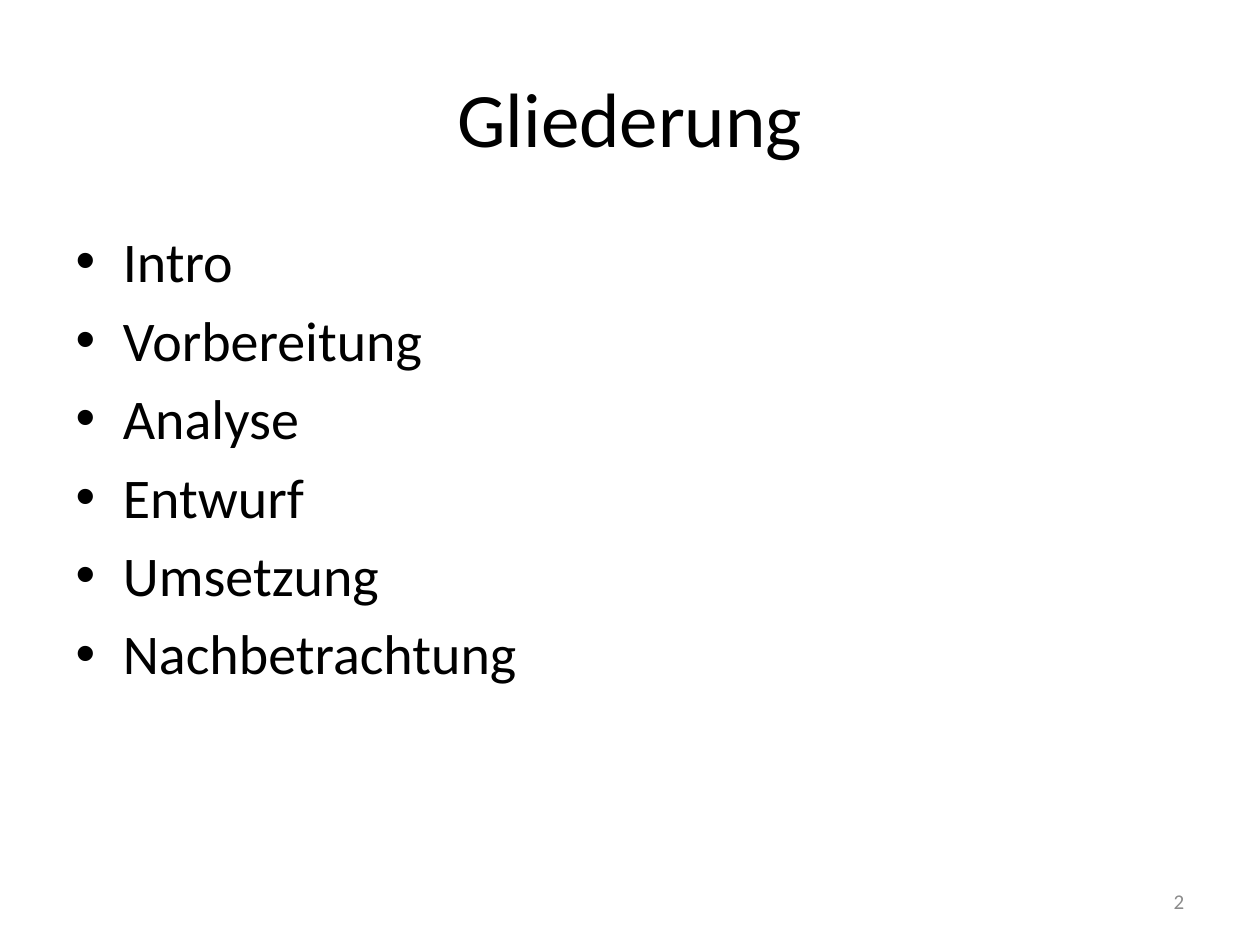
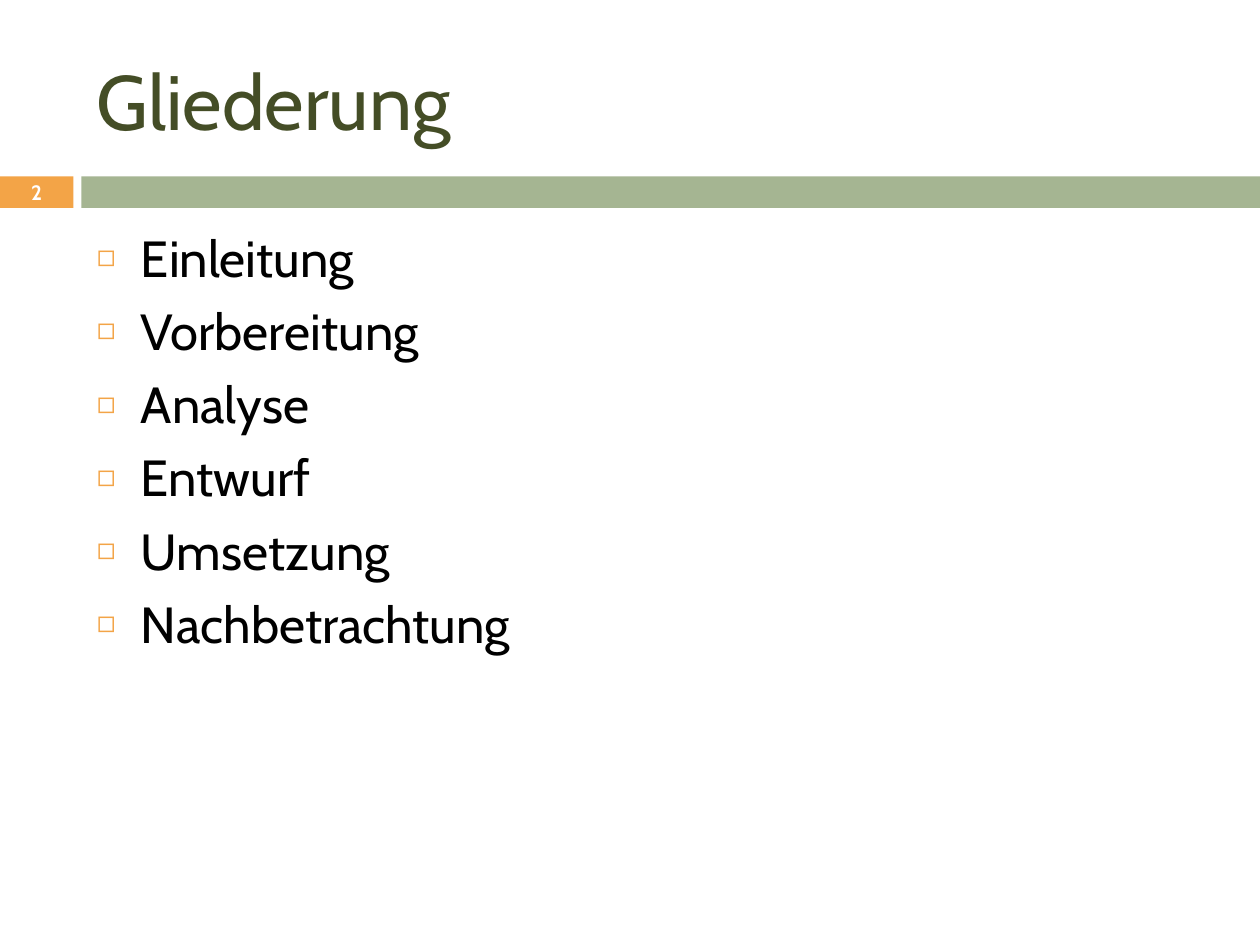
Before and after one commit to janhelmle/weiterbildung_fachinformatiker_ihk_projektantrag, a slide deck: slide 2 of praesentation/Projektpräsentation.pptx. Drawn at 1260x945 pixels with LibreOffice and Linux fonts; fonts in the diff are those of the drawing. Boxes give left, top, right and bottom in pixels: in the first picture for what was removed or moved away, otherwise in the second. Text is boxed around its words. In the diff, an @@ line names an element or a change of style, - is before the commit and + after.

```diff
--- a/praesentation/Projektpräsentation.pptx
+++ b/praesentation/Projektpräsentation.pptx
@@ title "Gliederung": place and size @@
-title "Gliederung" at (457,93,802,161)
+title "Gliederung" at (97,72,451,147)
@@ title "Gliederung" at (97,72,451,147): font Calibri to Cabin, text colour #000000 to #444D26; alignment centre to left @@
@@ page number: place and size @@
-page number at (1174,895,1185,909)
+page number at (31,185,42,200)
@@ page number at (31,185,42,200): size 12 to 11.9 pt, font Calibri to Cabin, text colour #8C8C8C to #FFFFFF, bold on; alignment right to centre @@
@@ rectangle added at (0,176,73,208), fill #F3A447 @@
@@ rectangle added at (82,176,1260,208), fill #A5B592 @@
@@ text "Einleitung": place and size @@
-text "Einleitung" at (123,246,516,684)
+text "Einleitung" at (141,239,510,654)
@@ text at (141,239,354,288): text changed; size 32 to 29 pt; font Calibri to Cabin @@
-• Intro
+◻ Einleitung
@@ text at (141,312,510,654): size 32 to 29 pt, font Calibri to Cabin in "Vorbereitung", "Analyse", "Entwurf", "Umsetzung" and 1 more places; bullet • to ◻ @@
```
Also in this commit, not shown: 16 other slides changed, 1 other file.
